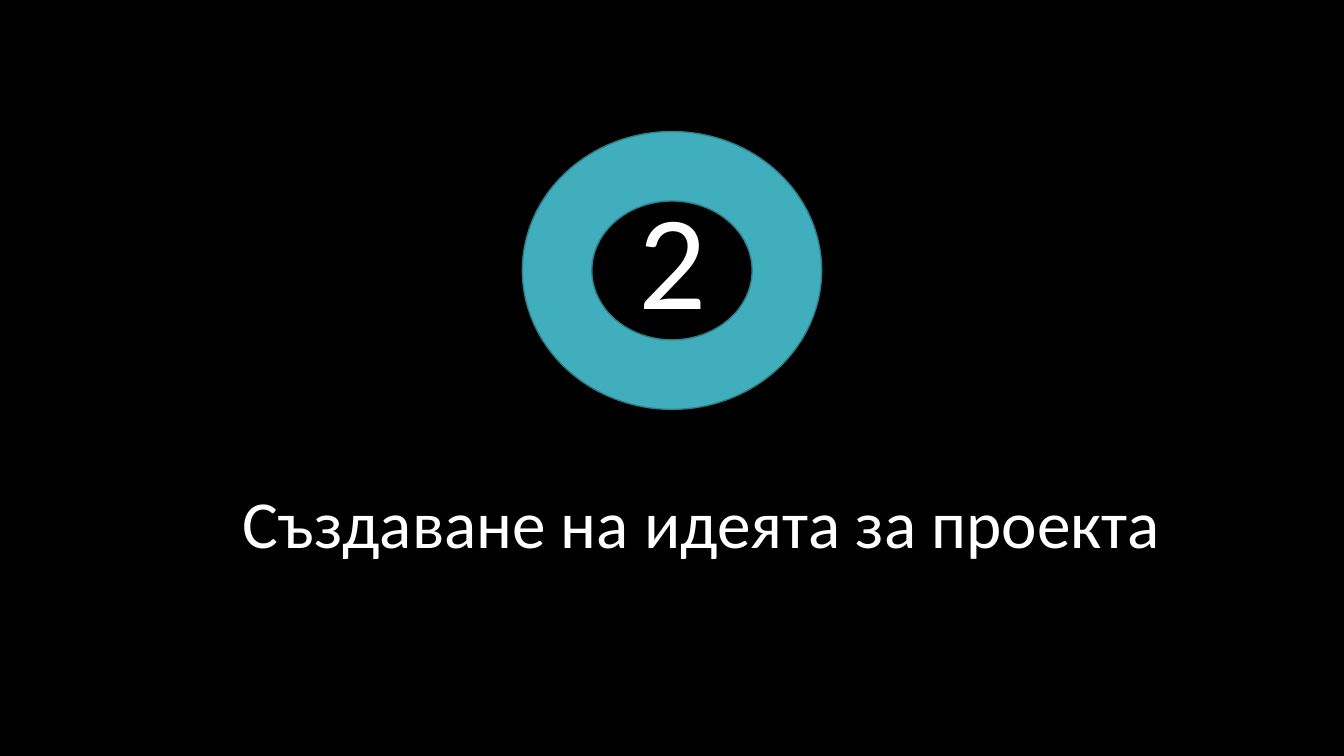
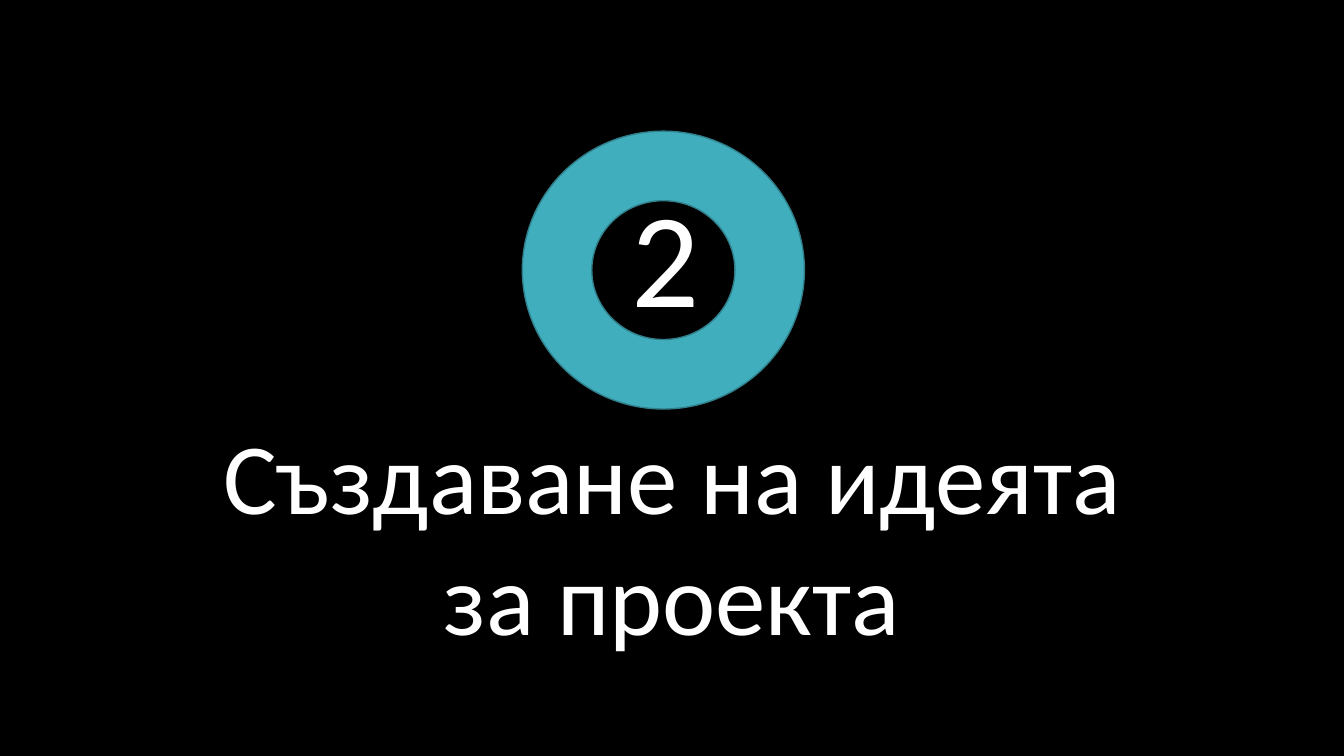
Before and after one commit to EGGeorgieva21/Hangman-project-2022, a slide deck: slide 5 of docs/presentation.pptx. Drawn at 1344x756 pixels with LibreOffice and Linux fonts; fonts in the diff are those of the drawing; background and template pictures are left out. Boxes give left, top, right and bottom in pixels: in the first picture for what was removed or moved away, otherwise in the second. Text is boxed around its words. In the diff, an @@ line names an element or a change of style, - is before the commit and + after.

```diff
--- a/docs/presentation.pptx
+++ b/docs/presentation.pptx
@@ donut resized from (x1=522, y1=131, x2=822, y2=409) to (x1=522, y1=131, x2=805, y2=409) @@
@@ text "2" moved from (x1=638, y1=198, x2=706, y2=341) to (x1=632, y1=196, x2=700, y2=339) @@
@@ text "Създаване на идеята за проекта" moved from (x1=243, y1=504, x2=1160, y2=559) to (x1=223, y1=448, x2=1120, y2=652) @@
@@ text "Създаване на идеята за проекта" at (x1=223, y1=448, x2=1120, y2=652): size 48 to 72 pt; alignment left to centre @@
```
Also in this commit, not shown: 7 other slides changed, 1 slide added, 1 slide removed, 1 other file.
